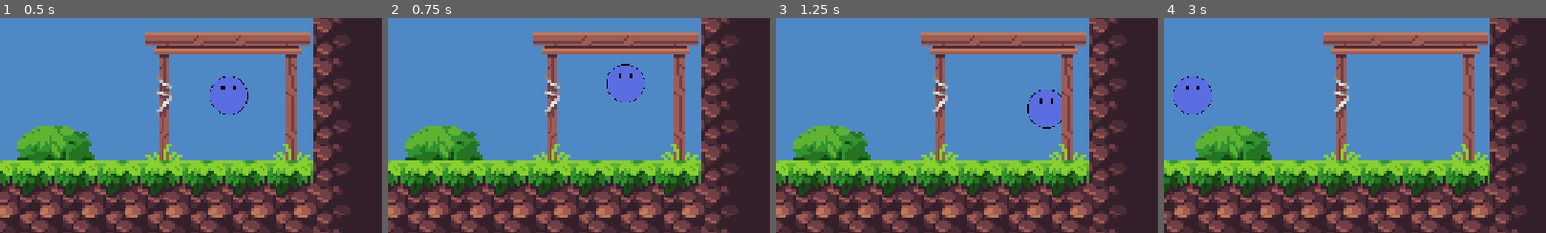
Above: before the commit, frames 1-4 (left to right).
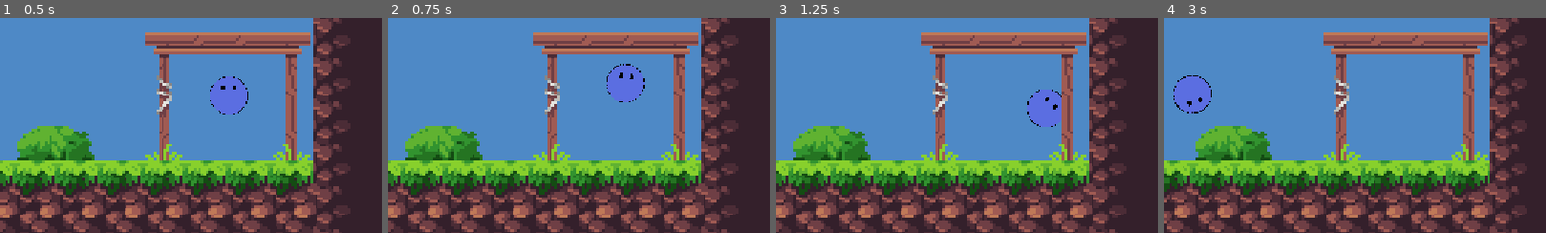
Above: after the commit, the same moments.

Repository: PolyRedd/shiny-fiesta
Game: Godot game, scene res://Scenes/node_2d.tscn
Same seed, same stepped clock (60 frames per second), same inputs: the game is played once before the commit and once after it.
Inputs (mouse positions are % of the whole screen's width and height, from its top left):
- Up to frame 1 (0.5 s): no input
- Up to frame 2 (0.75 s): tap Enter (ui_accept) at 0.5 s; move the mouse to (72, 45) at 0.52 s; hold Right (ui_right) from 0.53 s (still down); tap Keypad Enter at 0.6 s; click (72, 45) at 0.67 s
- Up to frame 3 (1.25 s): keep holding Right (ui_right); tap Enter (ui_accept) at 0.77 s
- Up to frame 4 (3 s): release Right (ui_right) at 1.25 s; drag from (30, 55) to (45, 70) at 1.27 s; move the mouse to (60, 28) at 2.02 s; hold Left (ui_left) 2.03-2.75 s; tap Keypad Enter at 2.1 s; drag from (45, 70) to (20, 35) at 2.77 s
The pictures show only the part of the screen within x 46-96%, y 50-100%; the shares and areas given below are measured in that part.

Frame 1 is identical in both runs. In frame 2, 0.1% of the frame differs, in the area x 57-68%, y 21-40%; in frame 3, 0.2%; in frame 4, 0.3%, in the area x 2-13%, y 26-45%.

Commit message:
six seven

Diff:
--- a/Scenes/character_body_2d.gd
+++ b/Scenes/character_body_2d.gd
@@ -45,7 +45,7 @@
 		elif X > 0 :
 			X -= 5
 
-
+	get_child(0).rotation += X * delta * 0.011
 	position.x += X * delta
 	move_and_slide()
 	#this movement took me 3 hours
